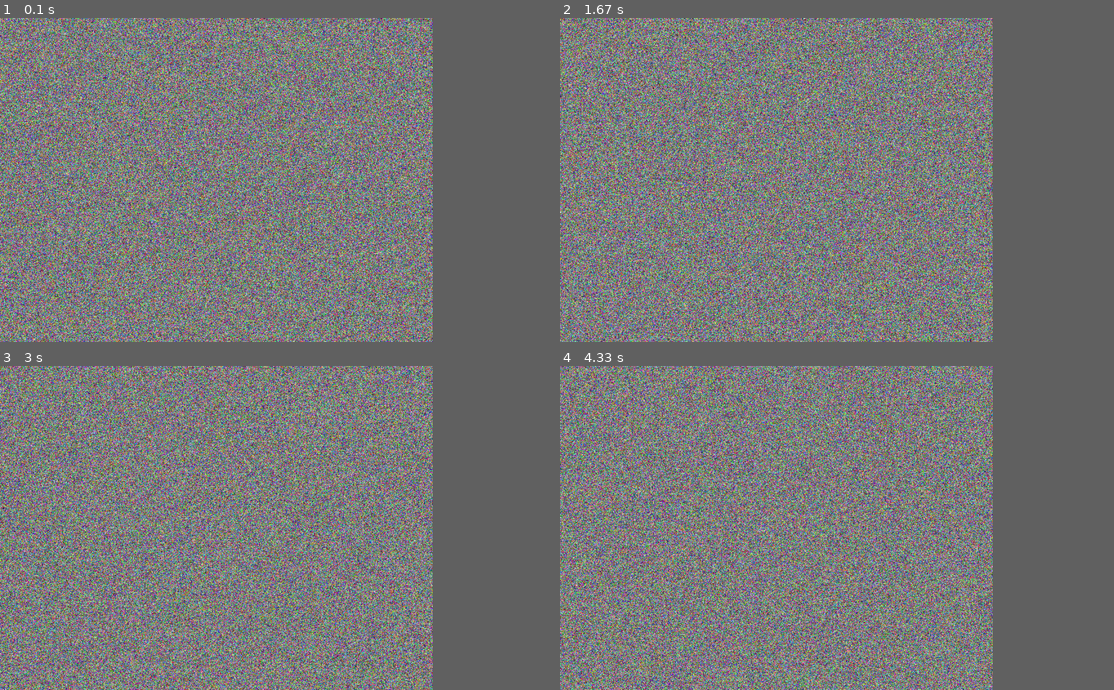
Above: before the commit, frames 1-4 (two rows, left to right).
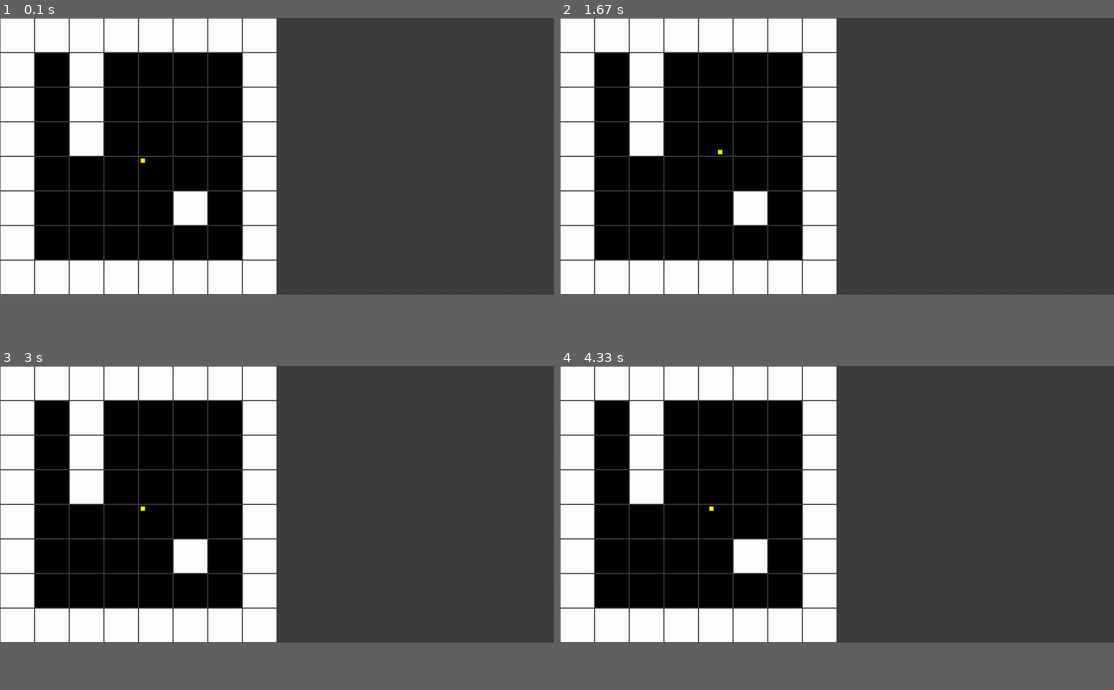
Above: after the commit, the same moments.

Repository: LarsonAustin/Python-Projects
Game: pygame game, started from Pygame/doom/main.py
Two runs of this game, one before a commit and one after it. Both use one fixed random seed, a clock stepped at 60 frames per second and the inputs below.
Inputs:
- Up to frame 1 (0.1 s): no input
- Up to frame 2 (1.67 s): hold D 0.33-0.8 s; hold W 0.83-1.13 s; hold D 1.17-1.63 s
- Up to frame 3 (3 s): hold A 1.67-2.2 s; hold S 2.23-2.53 s; hold A 2.57-2.97 s
- Up to frame 4 (4.33 s): hold W 3-3.37 s; hold D 3.4-4.03 s; hold S from 4.07 s (still down)
In our replay, the window is 703x527 before the commit and 900x450 after it. These sizes can differ from the game's own. Grey fills any space a smaller window leaves; there, only what the larger window draws over its background counts as a difference.

The runs differ from the first frame. In frame 1, 77% of the frame differs, in the area x 0-79%, y 0-100%; in frame 2, 78%; in frame 3, 78%; in frame 4, 78%.

Commit message:
basic controller

Diff:
--- a/Pygame/doom/buffer.py
+++ /dev/null
@@ -1,8 +0,0 @@
-import numpy as np
-
-class PixelBuffer:
-    def __init__(self, buffer_size):
-        self.array = np.zeros((buffer_size[1], buffer_size[0], 3), dtype=np.uint8)
-
-    def randomize(self):
-        self.array[:, :, :] = np.random.randint(0, 256, self.array.shape, dtype=np.uint8)
--- /dev/null
+++ b/Pygame/doom/colors.py
@@ -0,0 +1,5 @@
+WHITE =     (255, 255, 255)
+BLACK =     (0  , 0  , 0  )
+GRAY =      (127, 127, 127)
+DARK_GRAY = (63 , 63 , 63 )
+YELLOW =    (255, 255, 0  )
--- /dev/null
+++ b/Pygame/doom/game.py
@@ -0,0 +1,47 @@
+import pygame
+from level import Map
+from player import Player
+from colors import *
+
+MOVE_SPEED = 16
+
+class Game:
+    def __init__(self, width, height, map: Map, player: Player, max_framerate=30):
+        self.window = pygame.display.set_mode((width, height))
+        self.max_framerate = max_framerate
+        self.map = map
+        self.player = player
+
+        self.running = True
+        self.clock = pygame.time.Clock()
+
+
+    def handle_events(self):
+        for event in pygame.event.get():
+            if event.type == pygame.QUIT:
+                self.running = False
+
+            if event.type == pygame.KEYDOWN:
+                if event.key == pygame.K_w:
+                    self.player.move(pygame.Vector2(0, -1) * MOVE_SPEED)
+                if event.key == pygame.K_a:
+                    self.player.move(pygame.Vector2(-1, 0) * MOVE_SPEED)
+                if event.key == pygame.K_s:
+                    self.player.move(pygame.Vector2(0, 1) * MOVE_SPEED)
+                if event.key == pygame.K_d:
+                    self.player.move(pygame.Vector2(1, 0) * MOVE_SPEED)
+
+
+    def update_display(self):
+        self.window.fill(DARK_GRAY)
+
+        self.map.draw(
+            self.window,
+            64,
+            (0, 0)
+        )
+
+        self.player.draw(self.window)
+
+        pygame.display.update()
+        self.clock.tick(self.max_framerate)
--- /dev/null
+++ b/Pygame/doom/level.py
@@ -0,0 +1,25 @@
+import pygame
+from colors import *
+
+class Map():
+    def __init__(self, map):
+        self.grid = map
+
+        self.width = len(self.grid[0])
+        self.height = len(self.grid)
+
+
+    def draw(self, surface, scale, origin, border=1):
+        for y in range(self.height):
+            for x in range(self.width):
+                color = WHITE if self.grid[y][x] else BLACK
+                pygame.draw.rect(
+                    surface,
+                    color,
+                    pygame.Rect(
+                        origin[0] + (x * scale) + border,
+                        origin[1] + (y * scale) + border,
+                        scale - (border * 2),
+                        scale - (border * 2)
+                    )
+                )
--- a/Pygame/doom/main.py
+++ b/Pygame/doom/main.py
@@ -1,20 +1,33 @@
-from renderer import RenderWindow
-from buffer import PixelBuffer
+import pygame
+from game import Game
+from level import Map
+from player import Player
 
 
-WIDTH, HEIGHT = 800, 600
+WIDTH, HEIGHT = 1024, 512
 
+map = Map([
+    [1, 1, 1, 1, 1, 1, 1, 1],
+    [1, 0, 1, 0, 0, 0, 0, 1],
+    [1, 0, 1, 0, 0, 0, 0, 1],
+    [1, 0, 1, 0, 0, 0, 0, 1],
+    [1, 0, 0, 0, 0, 0, 0, 1],
+    [1, 0, 0, 0, 0, 1, 0, 1],
+    [1, 0, 0, 0, 0, 0, 0, 1],
+    [1, 1, 1, 1, 1, 1, 1, 1],
+])
+
+player = Player(
+    pygame.Vector2(256+8, 256+8)
+)
 
 def main():
-    window = RenderWindow((WIDTH, HEIGHT), 30)
+    game = Game(WIDTH, HEIGHT, map, player)
 
-    buffer = PixelBuffer((WIDTH, HEIGHT))
+    while game.running:
+        game.handle_events()
 
-    while window.running:
-        window.process_events()
-
-        buffer.randomize()
-        window.render_from_buffer(buffer.array)
+        game.update_display()
 
 
 if __name__ == "__main__":
--- /dev/null
+++ b/Pygame/doom/player.py
@@ -0,0 +1,25 @@
+import pygame
+from colors import *
+
+SCALE = 8
+
+class Player():
+    def __init__(self, position: pygame.Vector2, angle=0):
+        self.position = position
+        self.angle = angle
+
+
+    def move(self, vector):
+        self.position += vector
+
+    def draw(self, surface):
+        pygame.draw.rect(
+            surface,
+            YELLOW,
+            pygame.Rect(
+                self.position.x - (SCALE / 2),
+                self.position.y - (SCALE / 2),
+                SCALE,
+                SCALE
+            )
+        )
--- a/Pygame/doom/renderer.py
+++ /dev/null
@@ -1,24 +0,0 @@
-import pygame
-import numpy as np
-
-class RenderWindow:
-    def __init__(self, screen_size, max_framerate):
-        self.screen_size = screen_size
-        self.surface = pygame.display.set_mode(screen_size)
-        self.max_framerate = max_framerate
-        self.clock = pygame.time.Clock()
-
-        self.running = True
-        pygame.init()
-
-    def process_events(self):
-        for event in pygame.event.get():
-            if event.type == pygame.QUIT:
-                self.running = False
-
-    def render_from_buffer(self, buffer: np.ndarray):
-        surface = pygame.surfarray.make_surface(buffer.swapaxes(0, 1))
-        self.surface.blit(surface, (0, 0))
-        pygame.display.flip()
-
-        self.clock.tick(30)
